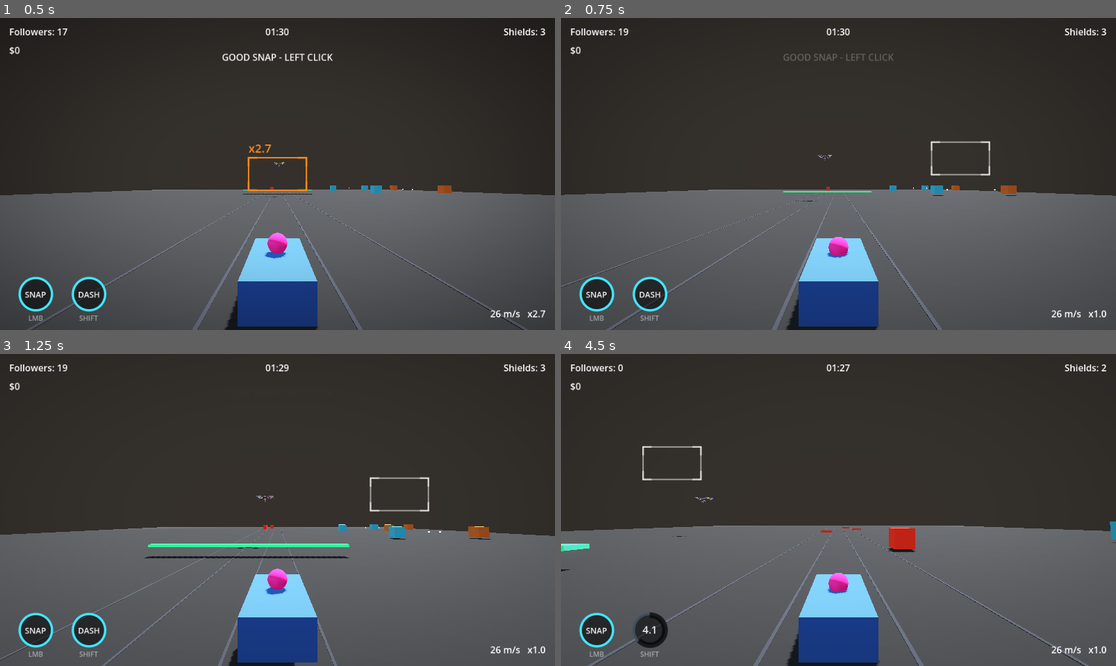
Above: before the commit, frames 1-4 (two rows, left to right).
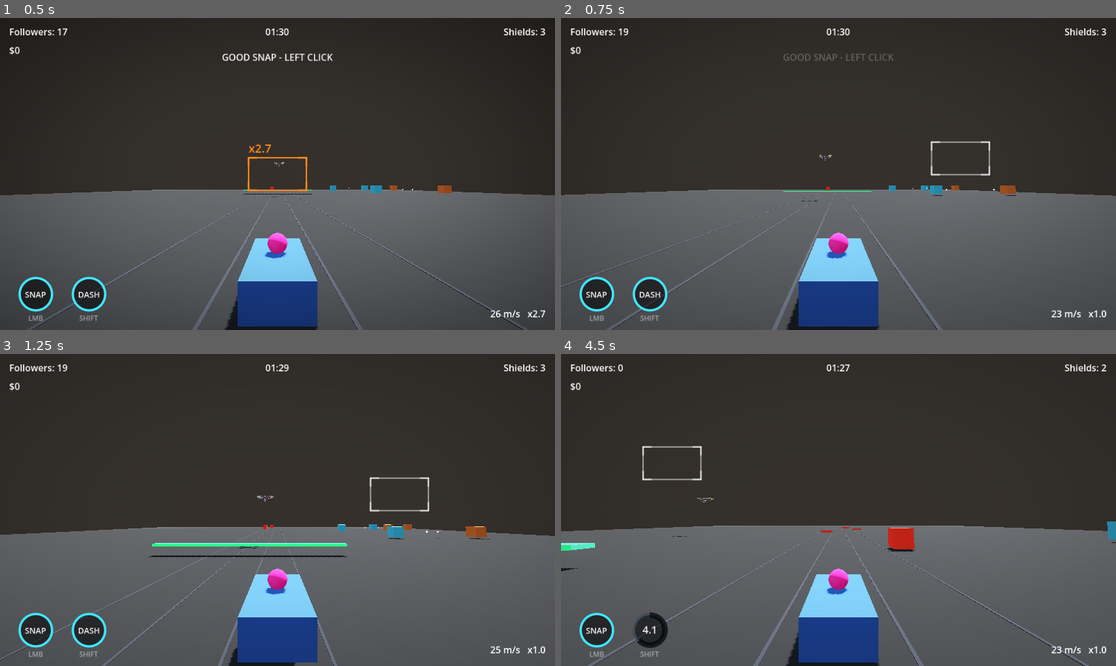
Above: after the commit, the same moments.

Repository: Wasumyon/war-idols
Game: Godot game, scene res://slice.tscn
Same seed, same stepped clock (60 frames per second), same inputs: the game is played once before the commit and once after it. This scene is started directly instead of the project's main scene.
Inputs (mouse positions are in pixels of both pictures, inside the frame that each line leads up to):
- Up to frame 1 (0.5 s): no input
- Up to frame 2 (0.75 s): tap Enter at 0.5 s; move the mouse to (960, 158) at 0.52 s; hold D (turnRight) from 0.53 s (still down); tap Ctrl (drift) at 0.6 s; click (960, 158) at 0.67 s
- Up to frame 3 (1.25 s): keep holding D (turnRight); tap Space (jump) at 0.77 s
- Up to frame 4 (4.5 s): move the mouse to (727, 525) at 1.27 s; release D (turnRight) at 1.28 s; hold Down (brake) 1.28-2.03 s; tap R at 1.35 s; click (727, 525) at 1.42 s; tap Space (jump) at 1.52, 3.02, 3.77 s; move the mouse to (894, 441) at 2.02 s; hold D (turnRight) 2.03-2.78 s; hold Shift 2.03-2.78 s; click (894, 441) at 2.17 s; move the mouse to (810, 572) at 2.77 s; hold W (accelerate) 2.78-3.53 s; tap Q at 2.85 s; click (810, 572) at 2.92 s; move the mouse to (1005, 556) at 3.52 s; hold A (turnLeft) from 3.53 s (still down); tap Enter at 3.6 s; click (1005, 556) at 3.67 s; move the mouse to (672, 463) at 4.27 s; tap Ctrl (drift) at 4.35 s; click (672, 463) at 4.42 s

Frame 1 is identical in both runs. In frame 2, 0.3% of the frame differs, in the area x 24-91%, y 43-100%; in frame 3, 0.6%, in the area x 17-91%, y 45-100%; in frame 4, 0.4%.

Commit message:
Swap: S = duck, Ctrl = slow (S removed from the brake action)

Diff:
--- a/car/project.godot
+++ b/car/project.godot
@@ -34,8 +34,7 @@
 }
 brake={
 "deadzone": 0.2,
-"events": [Object(InputEventKey,"resource_local_to_scene":fa …(140 unchanged characters)… d":false,"keycode":0,"physical_keycode":83,"key_label":0,"unicode":0,"location":0,"echo":false,"script":null)
-, Object(InputEventKey,"resource_local_to_scene":false,"resource_name":"","device":-1,"window_id":0,"alt_pressed":false,"shift_pressed":false,"ctrl_pressed":false,"meta_pressed":false,"pressed":false,"keycode":0,"physical_keycode":4194322,"key_label":0,"unicode":0,"location":0,"echo":false,"script":null)
+"events": [Object(InputEventKey,"resource_local_to_scene":fa …(140 unchanged characters)… d":false,"keycode":0,"physical_keycode":4194322,"key_label":0,"unicode":0,"location":0,"echo":false,"script":null)
 ]
 }
 turnLeft={
--- a/car/slice/runner.gd
+++ b/car/slice/runner.gd
@@ -1,9 +1,10 @@
 extends Node3D
 ## Soft-lane runner.
 ##   A / D            strafe
-##   W / S            boost / slow
+##   W                boost
+##   S                duck / cover  (avoids filmer-targeting attacks; suspends filming)
 ##   SPACE            jump         (0.5s cooldown between jumps)
-##   CTRL             duck / cover (avoids filmer-targeting attacks; suspends filming)
+##   CTRL             slow
 ##   SHIFT            dash         (bubble + speedlines; super armour; smashes obstacles)
 ##
 ## NOTE: Shift and Ctrl are read from the physical key, not the InputMap.
@@ -143,7 +144,7 @@
 	var target_speed := base_speed
 	if Input.is_action_pressed("accelerate"):
 		target_speed = boost_speed
-	elif Input.is_action_pressed("brake"):
+	elif Input.is_action_pressed("brake") or Input.is_physical_key_pressed(KEY_CTRL):
 		target_speed = slow_speed
 	if dashing:
 		target_speed = dash_speed
@@ -163,8 +164,8 @@
 		_grounded = true
 	position.y = _height
 
-	# --- duck: Ctrl, Q, or either side mouse button (top/rear thumb) ---
-	ducking = Input.is_physical_key_pressed(KEY_CTRL) \
+	# --- duck: S, Q, or either side mouse button (top/rear thumb) ---
+	ducking = Input.is_physical_key_pressed(KEY_S) \
 		or Input.is_physical_key_pressed(KEY_Q) \
 		or Input.is_mouse_button_pressed(MOUSE_BUTTON_XBUTTON1) \
 		or Input.is_mouse_button_pressed(MOUSE_BUTTON_XBUTTON2)
